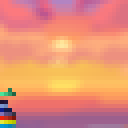
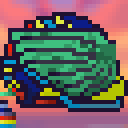
Layers edited between the first and the second w=128, h=128 image:
showed group "FINAL" (2 layers) over bbox(0, 12, 128, 112)
